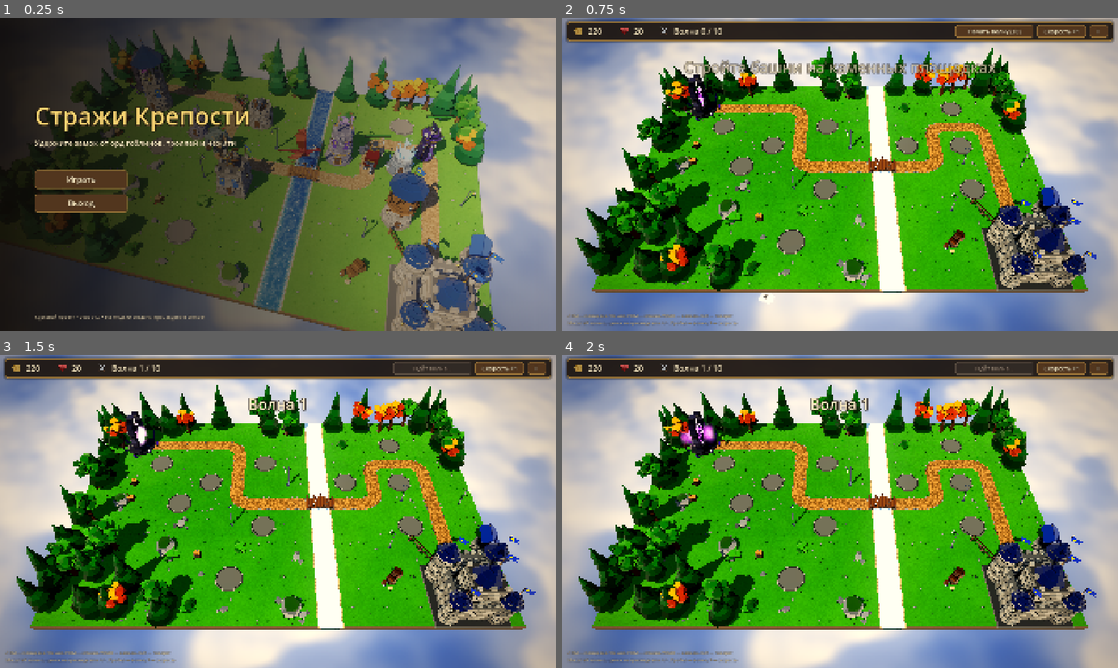
Above: before the commit, frames 1-4 (two rows, left to right).
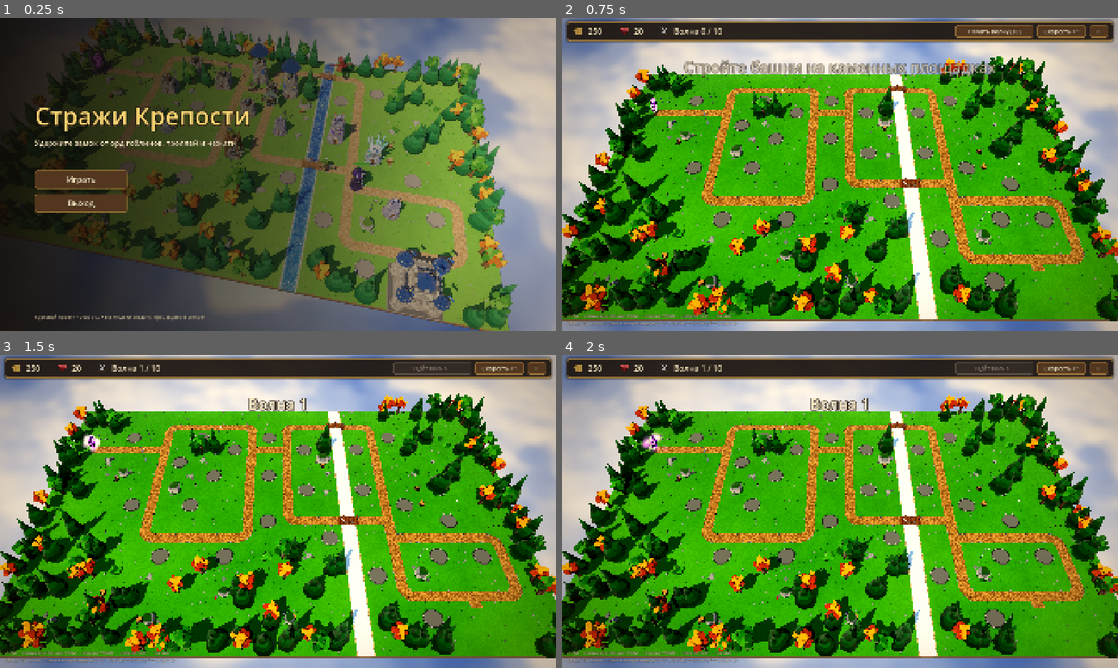
Above: after the commit, the same moments.

Repository: Aveyi/kurs-tower-defence
Game: Godot game, scene res://scenes/ui/main_menu.tscn
Two runs of this game, one before a commit and one after it. Both use one fixed random seed, a clock stepped at 60 frames per second and the inputs below.
Inputs:
- Up to frame 1 (0.25 s): no input
- Up to frame 2 (0.75 s): click "Играть" at 0.5 s
- Up to frame 3 (1.5 s): click "Начать волну (30)" at 1.25 s
- Up to frame 4 (2 s): no input

The runs differ from the first frame. In frame 1, 46% of the frame differs, in the area x 6-100%, y 0-100%; in frame 2, 59%, in the area x 0-100%, y 0-100%; in frame 3, 59%; in frame 4, 59%.

Commit message:
Карта «Долина развилок» с несколькими маршрутами
- Новая карта 24×15 с тремя развилками (8 маршрутов от портала до замка)
  вместо тестовой
- Map находит все маршруты по сетке дорог и строит кривую для каждого;
  дорога соединяется с замком только у ворот
- Враги распределяются по маршрутам поровну (перемешанный «мешок»),
  миньоны некроманта идут по маршруту босса
- Приоритет «ближайший к замку» считается по оставшемуся пути
- Нарастающий рост здоровья врагов (hp_growth_power), волны 4–10
  усилены, стартовое золото 250
- Дальность баллисты уменьшена: 11.5 / 12.5 / 14 м
- Камера отъезжает дальше для большой карты
- Тесты: бот проверки баланса, проверка маршрутов, смоук-тест выбирает
  площадки автоматически

Co-Authored-By: Claude Opus 5.5 <noreply@anthropic.com>

Diff:
--- a/data/levels/level_01.tres
+++ b/data/levels/level_01.tres
@@ -60,14 +60,14 @@
 [sub_resource type="Resource" id="Resource_w4g1"]
 script = ExtResource("3_group")
 enemy = ExtResource("15_wyvern")
-count = 5
-interval = 2.0
+count = 6
+interval = 1.67
 
 [sub_resource type="Resource" id="Resource_w4g2"]
 script = ExtResource("3_group")
 enemy = ExtResource("10_goblin")
-count = 10
-interval = 0.7
+count = 13
+interval = 0.54
 delay = 3.0
 
 [sub_resource type="Resource" id="Resource_wave4"]
@@ -85,43 +85,43 @@
 [sub_resource type="Resource" id="Resource_w5g2"]
 script = ExtResource("3_group")
 enemy = ExtResource("12_orc")
+count = 13
+interval = 0.92
+
+[sub_resource type="Resource" id="Resource_wave5"]
+script = ExtResource("2_wave")
+groups = Array[ExtResource("3_group")]([SubResource("Resource_w5g1"), SubResource("Resource_w5g2")])
+bonus = 40
+
+[sub_resource type="Resource" id="Resource_w6g1"]
+script = ExtResource("3_group")
+enemy = ExtResource("14_troll")
+count = 4
+interval = 3.0
+
+[sub_resource type="Resource" id="Resource_w6g2"]
+script = ExtResource("3_group")
+enemy = ExtResource("10_goblin")
+count = 18
+interval = 0.39
+delay = 2.0
+
+[sub_resource type="Resource" id="Resource_wave6"]
+script = ExtResource("2_wave")
+groups = Array[ExtResource("3_group")]([SubResource("Resource_w6g1"), SubResource("Resource_w6g2")])
+bonus = 45
+
+[sub_resource type="Resource" id="Resource_w7g1"]
+script = ExtResource("3_group")
+enemy = ExtResource("15_wyvern")
 count = 10
 interval = 1.2
 
-[sub_resource type="Resource" id="Resource_wave5"]
-script = ExtResource("2_wave")
-groups = Array[ExtResource("3_group")]([SubResource("Resource_w5g1"), SubResource("Resource_w5g2")])
-bonus = 40
-
-[sub_resource type="Resource" id="Resource_w6g1"]
-script = ExtResource("3_group")
-enemy = ExtResource("14_troll")
-count = 3
-interval = 4.0
-
-[sub_resource type="Resource" id="Resource_w6g2"]
-script = ExtResource("3_group")
-enemy = ExtResource("10_goblin")
-count = 14
-interval = 0.5
-delay = 2.0
-
-[sub_resource type="Resource" id="Resource_wave6"]
-script = ExtResource("2_wave")
-groups = Array[ExtResource("3_group")]([SubResource("Resource_w6g1"), SubResource("Resource_w6g2")])
-bonus = 45
-
-[sub_resource type="Resource" id="Resource_w7g1"]
-script = ExtResource("3_group")
-enemy = ExtResource("15_wyvern")
-count = 8
-interval = 1.5
-
 [sub_resource type="Resource" id="Resource_w7g2"]
 script = ExtResource("3_group")
 enemy = ExtResource("12_orc")
-count = 8
-interval = 1.2
+count = 10
+interval = 0.96
 delay = 4.0
 
 [sub_resource type="Resource" id="Resource_wave7"]
@@ -132,14 +132,14 @@
 [sub_resource type="Resource" id="Resource_w8g1"]
 script = ExtResource("3_group")
 enemy = ExtResource("14_troll")
-count = 6
-interval = 3.0
+count = 8
+interval = 2.25
 
 [sub_resource type="Resource" id="Resource_w8g2"]
 script = ExtResource("3_group")
 enemy = ExtResource("12_orc")
-count = 10
-interval = 1.0
+count = 13
+interval = 0.77
 delay = 5.0
 
 [sub_resource type="Resource" id="Resource_wave8"]
@@ -150,21 +150,21 @@
 [sub_resource type="Resource" id="Resource_w9g1"]
 script = ExtResource("3_group")
 enemy = ExtResource("15_wyvern")
-count = 10
-interval = 1.2
+count = 13
+interval = 0.92
 
 [sub_resource type="Resource" id="Resource_w9g2"]
 script = ExtResource("3_group")
 enemy = ExtResource("14_troll")
-count = 4
-interval = 4.0
+count = 5
+interval = 3.2
 delay = 3.0
 
 [sub_resource type="Resource" id="Resource_w9g3"]
 script = ExtResource("3_group")
 enemy = ExtResource("10_goblin")
-count = 16
-interval = 0.4
+count = 21
+interval = 0.3
 delay = 8.0
 
 [sub_resource type="Resource" id="Resource_wave9"]
@@ -182,8 +182,8 @@
 [sub_resource type="Resource" id="Resource_w10g2"]
 script = ExtResource("3_group")
 enemy = ExtResource("14_troll")
-count = 6
-interval = 3.0
+count = 8
+interval = 2.25
 
 [sub_resource type="Resource" id="Resource_w10g3"]
 script = ExtResource("3_group")
@@ -195,8 +195,8 @@
 [sub_resource type="Resource" id="Resource_w10g4"]
 script = ExtResource("3_group")
 enemy = ExtResource("15_wyvern")
-count = 8
-interval = 2.0
+count = 10
+interval = 1.6
 delay = 10.0
 
 [sub_resource type="Resource" id="Resource_wave10"]
@@ -206,10 +206,11 @@
 
 [resource]
 script = ExtResource("1_level")
-display_name = "Переправа"
-layout = PackedStringArray("TTTTT.TT~TTTTT", "TS####..~..P.T", "T.P..#P.~.###T", "T...P#..~P#P#.", ".r.P.###=##.#.", "T.....P.~..P#.", "TT.r....~...#.", "TTT..P..~..CCC", "TTTT...r~..CCC")
-start_gold = 220
+display_name = "Долина развилок"
+layout = PackedStringArray("TTTTTTTTTTTTTTT~TTTTTTTT", "TTT..######.###=##.....T", "T..P.#.P..#P#..~.#P.T..T", "TS####.TTP###PT~P#.T..TT", "T.r..#P...#.#.r~.#.....T", "T..r.#..P.#P#..~.#.r.T.T", "TT...#r...#.#P.~P#..T..T", "T...P#.P..#.#..~.#P...TT", "T....#....#P###=##..P..T", "T.T..######...P~.######T", "TT.T..P..P..Tr.~.#.P.P#T", "T..T....T...T.T~P#r...#T", "TTT..T.T.rT..T.~.######T", "T.r.T.r....Tr..~T.PCCC.T", "TTTTTTTTTTTTTTT~TTTCCCTT")
+start_gold = 250
 lives = 20
 hp_growth = 0.06
+hp_growth_power = 1.35
 decor_seed = 7
 waves = Array[ExtResource("2_wave")]([SubResource("Resource_wave1"), SubResource("Resource_wave2"), SubResource("Resour …(230 unchanged characters)…
--- a/data/towers/ballista.tres
+++ b/data/towers/ballista.tres
@@ -13,7 +13,7 @@
 model = ExtResource("5_model1")
 cost = 110
 damage = 90.0
-attack_range = 13.0
+attack_range = 11.5
 fire_rate = 0.35
 
 [sub_resource type="Resource" id="Resource_level2"]
@@ -21,7 +21,7 @@
 model = ExtResource("6_model2")
 cost = 140
 damage = 170.0
-attack_range = 14.5
+attack_range = 12.5
 fire_rate = 0.38
 
 [sub_resource type="Resource" id="Resource_level3"]
@@ -29,7 +29,7 @@
 model = ExtResource("7_model3")
 cost = 220
 damage = 300.0
-attack_range = 16.0
+attack_range = 14.0
 fire_rate = 0.42
 
 [resource]
--- a/scripts/data/level_data.gd
+++ b/scripts/data/level_data.gd
@@ -6,14 +6,22 @@
 ##   .  grass          T  forest          r  rocks
 ##   #  road           S  enemy portal (road start)
 ##   ~  river          =  bridge (road over the river)
-##   P  tower plot     C  castle (a 3x2 block; the road must touch its middle column)
+##   P  tower plot     C  castle (a 3x2 block; the road enters through its middle column)
+## Roads may fork and rejoin: enemies are spread over every route from the portal to the gate.
+## Keep separate branches from touching each other sideways, or the tiles will join them.
 
 @export var display_name := ""
 @export var layout: PackedStringArray
 @export var start_gold := 220
 @export var lives := 20
-## Enemy HP grows by this fraction with every wave.
+## Enemy HP multiplier for wave n (counted from 0): 1 + hp_growth * n ^ hp_growth_power.
+## A power above 1 keeps the first waves gentle and makes the last ones much tougher.
 @export var hp_growth := 0.06
+@export var hp_growth_power := 1.0
+
+
+func hp_multiplier(wave_index: int) -> float:
+	return 1.0 + hp_growth * pow(maxi(wave_index, 0), hp_growth_power)
 ## Seed for decorations (trees, rocks, grass variants).
 @export var decor_seed := 1
 @export var waves: Array[WaveData] = []
--- a/scripts/entities/enemy.gd
+++ b/scripts/entities/enemy.gd
@@ -21,6 +21,8 @@
 var alive := true
 ## Sideways offset from the path centre so a crowd does not walk in single file.
 var lane := 0.0
+## Index of the map route this enemy follows.
+var route := 0
 
 var _curve: Curve3D
 var _length := 0.0
@@ -100,6 +102,11 @@
 	dir = dir.normalized()
 	global_position = pos + dir.cross(Vector3.UP) * lane
 	global_basis = Basis.looking_at(dir, Vector3.UP, true)
+
+
+## Metres left to the castle gate (towers aim at whoever is closest to it).
+func remaining_distance() -> float:
+	return _length - progress
 
 
 ## Where the enemy will be in `seconds` if nothing slows it down (for lobbed shots).
--- a/scripts/entities/tower.gd
+++ b/scripts/entities/tower.gd
@@ -122,8 +122,9 @@
 	return is_instance_valid(enemy) and enemy.alive and _in_range(enemy)
 
 
-## Picks a target in range: the enemy closest to the castle (furthest along the path),
-## or for snipers the one with the most health left.
+## Picks a target in range: the enemy with the least way left to the castle (routes differ in
+## length, so this is not the same as the distance already walked), or for snipers the one
+## with the most health left.
 func _find_target() -> Enemy:
 	var best: Enemy = null
 	var strongest := data.priority == TowerData.Priority.STRONGEST
@@ -135,7 +136,7 @@
 			elif strongest and not is_equal_approx(enemy.hp, best.hp):
 				if enemy.hp > best.hp:
 					best = enemy
-			elif enemy.progress > best.progress:
+			elif enemy.remaining_distance() < best.remaining_distance():
 				best = enemy
 	return best
 
--- a/scripts/game/camera_rig.gd
+++ b/scripts/game/camera_rig.gd
@@ -9,7 +9,7 @@
 
 @export var pan_speed := 16.0
 @export var min_distance := 4.5
-@export var max_distance := 40.0
+@export var max_distance := 52.0
 ## Camera pitch (degrees below the horizon) at the closest and the farthest zoom.
 @export var pitch_near := 30.0
 @export var pitch_far := 58.0
--- a/scripts/game/game.gd
+++ b/scripts/game/game.gd
@@ -44,7 +44,7 @@
 	spawner.wave_started.connect(func(i: int) -> void: wave_started.emit(i, spawner.wave_count()))
 	spawner.wave_cleared.connect(_on_wave_cleared)
 	var rect := map.bounds()
-	camera_rig.setup(rect, Vector3(rect.get_center().x, 0, rect.get_center().y + 1.0), 26.0)
+	camera_rig.setup(rect, Vector3(rect.get_center().x, 0, rect.get_center().y + 1.0), 38.0)
 	build.setup(self)
 	hud.setup(self)
 	_countdown = FIRST_WAVE_DELAY
--- a/scripts/game/map.gd
+++ b/scripts/game/map.gd
@@ -3,7 +3,8 @@
 ## Builds the level from LevelData.layout:
 ## - tiles in a GridMap, road and river tiles auto-picked and rotated from their neighbours;
 ## - the enemy portal, the castle and decorations;
-## - the enemy path (Curve3D) along the road, with arcs through the corner tiles.
+## - one enemy route (Curve3D) for every way along the road network from the portal to the
+##   castle gate; forks and rejoining branches are allowed.
 
 const CELL := 2.0
 ## Top of the tower plot platform; towers stand on it.
@@ -19,15 +20,19 @@
 const SMALL_PROPS: Array[String] = ["bush_1", "bush_2", "rock_1", "rock_2", "mushrooms", "stump"]
 const CASTLE_PROPS: Array[String] = ["crates", "well", "fence", "lamppost"]
 const VORTEX_SHADER := preload("res://shaders/portal_vortex.gdshader")
+## Safety limit for route enumeration on badly designed maps (road grids explode combinatorially).
+const MAX_ROUTES := 32
 
 var layout: PackedStringArray
 var size := Vector2i.ZERO
-var curve := Curve3D.new()
+## Enemy routes from the portal to the castle, shortest first.
+var routes: Array[Curve3D] = []
 var portal: Node3D
 var castle: Node3D
 var castle_center := Vector3.ZERO
 
 var _grid: GridMap
+var _gate_column := -1
 var _portal_anim: AnimationPlayer
 var _castle_flags: WindFlags
 var _last_portal_fx := -100000
@@ -41,6 +46,9 @@
 	_grid.cell_size = Vector3(CELL, 1.0, CELL)
 	_grid.cell_center_y = false
 	add_child(_grid)
+	var columns := _find("C").map(func(c: Vector2i) -> int: return c.x)
+	if not columns.is_empty():
+		_gate_column = (columns.min() + columns.max()) / 2
 	var rng := RandomNumberGenerator.new()
 	rng.seed = level.decor_seed
 	for row in size.y:
@@ -48,7 +56,7 @@
 			_place_tile(Vector2i(col, row), rng)
 	_place_portal()
 	_place_castle()
-	_build_path()
+	_build_routes()
 	_place_decor(rng)
 
 
@@ -69,6 +77,15 @@
 
 func is_plot(cell: Vector2i) -> bool:
 	return char_at(cell) == "P"
+
+
+## A castle cell in the gate (middle) column: the only place a road may enter the castle.
+func _is_gate(cell: Vector2i) -> bool:
+	return char_at(cell) == "C" and cell.x == _gate_column
+
+
+func _at_gate(cell: Vector2i) -> bool:
+	return DIRS.any(func(d: Vector2i) -> bool: return _is_gate(cell + d))
 
 
 func cell_center(cell: Vector2i) -> Vector3:
@@ -106,7 +123,7 @@
 	var turns := rng.randi() % 4
 	match char_at(cell):
 		"#", "S":
-			var fit := _fit(_mask(cell, func(n: Vector2i) -> bool: return is_road(n) or char_at(n) == "C"), ROAD_TILES)
+			var fit := _fit(_mask(cell, func(n: Vector2i) -> bool: return is_road(n) or _is_gate(n)), ROAD_TILES)
 			tile = fit[0]
 			turns = fit[1]
 		"~":
@@ -213,37 +230,54 @@
 	var toward := Vector3.FORWARD
 	for c in cells:
 		for d in DIRS:
-			if is_road(c + d):
+			if _is_gate(c) and is_road(c + d):
 				toward = Vector3(d.x, 0, d.y)
 	castle = _instance("res://models/structures/castle.glb", castle_center, _yaw_toward(toward))
 	_castle_flags = WindFlags.new(castle)
 	_play_idle(castle)
 
 
-# --- path ----------------------------------------------------------------------------------
-## Walks the road from the portal to the castle; the road must not branch.
-func road_cells() -> Array[Vector2i]:
-	var cells: Array[Vector2i] = [_find("S")[0]]
-	var visited := {cells[0]: true}
-	while true:
-		var next := Vector2i(-1, -1)
-		for d in DIRS:
-			var n := cells[-1] + d
-			if is_road(n) and not visited.has(n):
-				next = n
-				break
-		if next.x < 0:
-			break
-		cells.append(next)
-		visited[next] = true
-	return cells
-
-
-func _build_path() -> void:
-	var cells := road_cells()
+# --- routes ------------------------------------------------------------------------------
+## Every simple road path from the portal to the castle gate (cell lists). Forks multiply the count:
+## two forks with two branches each give four routes.
+func route_cells() -> Array:
+	var start := _find("S")[0]
+	var found := []
+	_walk(start, {start: true}, [start], found)
+	found.sort_custom(func(a: Array, b: Array) -> bool: return a.size() < b.size())
+	return found
+
+
+func _walk(cell: Vector2i, seen: Dictionary, path: Array, found: Array) -> void:
+	if found.size() >= MAX_ROUTES:
+		return
+	if _at_gate(cell):
+		found.append(path.duplicate())
+		return
+	for d in DIRS:
+		var next := cell + d
+		if is_road(next) and not seen.has(next):
+			seen[next] = true
+			path.append(next)
+			_walk(next, seen, path, found)
+			path.pop_back()
+			seen.erase(next)
+
+
+func _build_routes() -> void:
+	routes.clear()
+	for cells in route_cells():
+		routes.append(_curve_through(cells))
+	if routes.is_empty():
+		push_error("Map: no road leads from the portal to the castle gate")
+
+
+## Smooth path through the given road cells: straight through the middle of the tiles, quarter
+## arcs through corners, then into the castle gate.
+func _curve_through(cells: Array) -> Curve3D:
+	var curve := Curve3D.new()
+	curve.bake_interval = 0.2
 	var centers := cells.map(cell_center)
-	curve.clear_points()
-	curve.bake_interval = 0.2
 	curve.add_point(centers[0])
 	for i in range(1, cells.size()):
 		var entry: Vector3 = (centers[i - 1] + centers[i]) / 2.0
@@ -256,14 +290,11 @@
 				var pivot: Vector3 = centers[i] + a + b
 				for t in [0.25, 0.5, 0.75]:
 					curve.add_point(pivot + (entry - pivot).slerp(exit - pivot, t))
-	# from the last road tile into the castle gate
 	var last: Vector3 = centers[-1]
-	var into := castle_center - last
-	if absf(into.x) > absf(into.z):
-		into = Vector3(signf(into.x), 0, 0)
-	else:
-		into = Vector3(0, 0, signf(into.z))
-	curve.add_point(last + into * (CELL / 2.0 + 0.4))
+	for d in DIRS:
+		if _is_gate(cells[-1] + d):
+			curve.add_point(last + Vector3(d.x, 0, d.y) * (CELL / 2.0 + 0.4))
+	return curve
 
 
 # --- decorations ---------------------------------------------------------------------------
--- a/scripts/game/wave_spawner.gd
+++ b/scripts/game/wave_spawner.gd
@@ -14,6 +14,7 @@
 
 var _enemies_parent: Node3D
 var _queue: Array = []  # [[time, EnemyData], ...] sorted by time
+var _route_bag: Array = []  # shuffled route indices still to hand out
 var _clock := 0.0
 
 
@@ -57,9 +58,14 @@
 		wave_cleared.emit(wave_index, level.waves[wave_index].bonus)
 
 
-func spawn(data: EnemyData, start := 0.0) -> Enemy:
+## Spawns an enemy at `start` metres along a route (-1: the next route from a shuffled bag, so
+## every branch of every fork gets its share of the wave).
+func spawn(data: EnemyData, start := 0.0, route := -1) -> Enemy:
+	if route < 0:
+		route = _next_route()
 	var enemy := Enemy.new()
-	enemy.setup(data, map.curve, 1.0 + level.hp_growth * maxi(wave_index, 0), start, randf_range(-0.3, 0.3))
+	enemy.setup(data, map.routes[route], level.hp_multiplier(wave_index), start, randf_range(-0.3, 0.3))
+	enemy.route = route
 	enemy.summon_requested.connect(_on_summon_requested)
 	_enemies_parent.add_child(enemy)
 	if start == 0.0:
@@ -68,6 +74,13 @@
 	return enemy
 
 
+func _next_route() -> int:
+	if _route_bag.is_empty():
+		_route_bag = range(map.routes.size())
+		_route_bag.shuffle()
+	return _route_bag.pop_back()
+
+
 func _on_summon_requested(boss: Enemy) -> void:
 	for i in boss.data.summon_count:
-		spawn(boss.data.summon, maxf(boss.progress - 0.7 * (i + 1), 0.01))
+		spawn(boss.data.summon, maxf(boss.progress - 0.7 * (i + 1), 0.01), boss.route)
--- /dev/null
+++ b/tests/balance_bot.gd
@@ -0,0 +1,102 @@
+extends SceneTree
+## Balance check: a simple "average player" bot plays the level with the normal starting gold.
+## It builds a mixed set of towers on the plots that cover the most road, then upgrades them,
+## and starts every wave as soon as the previous one is cleared.
+##   godot --path . --headless -s tests/balance_bot.gd [-- res://path/to/level.tres]
+## Untyped on purpose (see smoke_test.gd).
+
+const BUILD_ORDER := ["archer", "cannon", "archer", "mage", "ice", "ballista", "archer", "cannon", "mage",
+		"archer", "ice", "mage", "cannon", "ballista", "archer", "mage"]
+## Keep building until this many towers stand, then prefer upgrades.
+const BUILD_FIRST := 6
+
+var game
+var plots := []
+var frame := 0
+var lives_before := 0
+var report := []
+
+
+func _init() -> void:
+	process_frame.connect(_tick)
+
+
+func _tick() -> void:
+	frame += 1
+	if frame == 1:
+		var scene = load("res://scenes/game/game.tscn").instantiate()
+		var args := OS.get_cmdline_user_args()
+		if not args.is_empty():
+			scene.level = load(args[0])
+		root.add_child(scene)
+		current_scene = scene
+		return
+	if frame == 5:
+		game = current_scene
+		if game == null or not game.has_method("start_next_wave"):
+			push_error("game scene failed to load")
+			quit(1)
+			return
+		plots = preload("res://tests/smoke_test.gd").ranked_plots(game.map, 7.0)
+		game.spawner.wave_cleared.connect(_on_wave_cleared)
+		Engine.time_scale = 4.0
+		_spend()
+		lives_before = game.lives
+		game.start_next_wave()
+		return
+	if game == null:
+		return
+	if frame % 20 == 0:
+		_spend()
+	if game.over:
+		_finish()
+	elif not game.spawner.wave_running and game.spawner.has_next_wave() and frame % 20 == 10:
+		lives_before = game.lives
+		game.start_next_wave()
+	if frame > 200000:
+		print("TIMEOUT")
+		quit(1)
+
+
+func _towers() -> Array:
+	return game.get_node("Towers").get_children()
+
+
+func _spend() -> void:
+	for _i in 4:  # several purchases per check if affordable
+		var towers := _towers()
+		var built := towers.size()
+		var next_kind = BUILD_ORDER[built] if built < BUILD_ORDER.size() and built < plots.size() else null
+		var cheapest = null
+		for t in towers:
+			if t.can_upgrade() and (cheapest == null or t.upgrade_cost() < cheapest.upgrade_cost()):
+				cheapest = t
+		var upgrades_owed: int = towers.reduce(func(acc, t) -> int: return acc + (2 - t.level), 0)
+		var want_build: bool = next_kind != null and (built < BUILD_FIRST or upgrades_owed < built)
+		if want_build:
+			var data = load("res://data/towers/%s.tres" % next_kind)
+			if game.gold >= data.levels[0].cost:
+				game.build_tower(data, plots[built])
+				continue
+			return
+		if cheapest and game.gold >= cheapest.upgrade_cost():
+			game.upgrade_tower(cheapest)
+			continue
+		return
+
+
+func _on_wave_cleared(index: int, _bonus: int) -> void:
+	report.append("wave %2d: lives lost %2d, towers %2d, gold %4d" % [index + 1, lives_before - game.lives,
+			_towers().size(), game.gold])
+
+
+func _finish() -> void:
+	for line in report:
+		print(line)
+	var levels := {}
+	for t in _towers():
+		var key := "%s_%d" % [t.data.id, t.level + 1]
+		levels[key] = levels.get(key, 0) + 1
+	print("BALANCE: %s, lives left %d/%d, towers %s" % ["victory" if game.lives > 0 else "defeat", game.lives,
+			game.level.lives, levels])
+	quit()
--- /dev/null
+++ b/tests/route_check.gd
@@ -0,0 +1,26 @@
+extends SceneTree
+## Prints the routes of the current level: count and lengths.
+##   godot --path . --headless -s tests/route_check.gd
+## Untyped on purpose (see smoke_test.gd).
+
+var frame := 0
+
+
+func _init() -> void:
+	process_frame.connect(_tick)
+
+
+func _tick() -> void:
+	frame += 1
+	if frame == 1:
+		change_scene_to_file("res://scenes/game/game.tscn")
+	elif frame == 5:
+		if current_scene == null or not "map" in current_scene:
+			push_error("game scene failed to load")
+			quit(1)
+			return
+		var map = current_scene.map
+		print("ROUTES: %d" % map.routes.size())
+		for i in map.routes.size():
+			print("  route %d: %.1f m" % [i, map.routes[i].get_baked_length()])
+		quit()
--- a/tests/smoke_test.gd
+++ b/tests/smoke_test.gd
@@ -10,6 +10,7 @@
 var frame := 0
 var shots := 0
 var closeups := 0
+var _free_plot
 var summoned := 0
 
 
@@ -39,23 +40,21 @@
 			return
 		game.spawner.enemy_spawned.connect(func(e) -> void: summoned += int(e.progress > 0.0))
 		game.gold = 5000
-		for spec in [["archer", Vector2i(2, 2)], ["cannon", Vector2i(6, 2)], ["mage", Vector2i(9, 3)],
-				["ice", Vector2i(11, 3)], ["ballista", Vector2i(6, 5)], ["archer", Vector2i(11, 5)]]:
-			var data = load("res://data/towers/%s.tres" % spec[0])
-			assert(game.build_tower(data, spec[1]) != null, "could not build %s" % spec[0])
-		game.upgrade_tower(game.tower_at(Vector2i(9, 3)))
-		game.upgrade_tower(game.tower_at(Vector2i(9, 3)))
-		if waves_to_run > 3:  # a full run: max out a bigger defence
-			for spec in [["mage", Vector2i(4, 3)], ["cannon", Vector2i(3, 4)], ["ballista", Vector2i(11, 1)]]:
-				game.build_tower(load("res://data/towers/%s.tres" % spec[0]), spec[1])
-			for tower in game.get_node("Towers").get_children():
+		var plots := ranked_plots(game.map, 7.0)
+		var kinds := ["archer", "cannon", "mage", "ice", "ballista", "archer", "cannon", "mage", "ice", "archer"]
+		var count := 10 if waves_to_run > 3 else 6
+		for i in count:
+			assert(game.build_tower(load("res://data/towers/%s.tres" % kinds[i]), plots[i]) != null, "could not build")
+		for tower in game.get_node("Towers").get_children():
+			game.upgrade_tower(tower)
+			if waves_to_run > 3:  # a full run: max out the defence
 				game.upgrade_tower(tower)
-				game.upgrade_tower(tower)
-		game.build.select_tower(game.tower_at(Vector2i(9, 3)))
+		game.build.select_tower(game.tower_at(plots[2]))
+		_free_plot = plots[count]
 	elif frame == 40:
 		_shot("built")
 		game.build.clear()
-		game.build.select_plot(Vector2i(4, 3))
+		game.build.select_plot(_free_plot)
 	elif frame == 60:
 		_shot("build_panel")
 		game.build.clear()
@@ -88,3 +87,23 @@
 	if frame > 60000:
 		print("TIMEOUT")
 		quit(1)
+
+
+## Tower plots sorted by how much of the enemy routes they cover within `reach` metres.
+static func ranked_plots(map, reach: float) -> Array:
+	var samples := []
+	for curve in map.routes:
+		var length: float = curve.get_baked_length()
+		for d in range(0, int(length), 2):
+			var p: Vector3 = curve.sample_baked(d)
+			if not samples.any(func(q) -> bool: return q.distance_to(p) < 1.0):
+				samples.append(p)
+	var plots := []
+	for row in map.size.y:
+		for col in map.size.x:
+			var cell := Vector2i(col, row)
+			if map.is_plot(cell):
+				var at: Vector3 = map.cell_center(cell)
+				plots.append([samples.filter(func(q) -> bool: return q.distance_to(at) <= reach).size(), cell])
+	plots.sort_custom(func(a, b) -> bool: return a[0] > b[0])
+	return plots.map(func(p): return p[1])
Binary file changed: assets/ui/menu_bg.png
Not shown, added: tests/balance_bot.gd.uid
Not shown, added: tests/route_check.gd.uid
